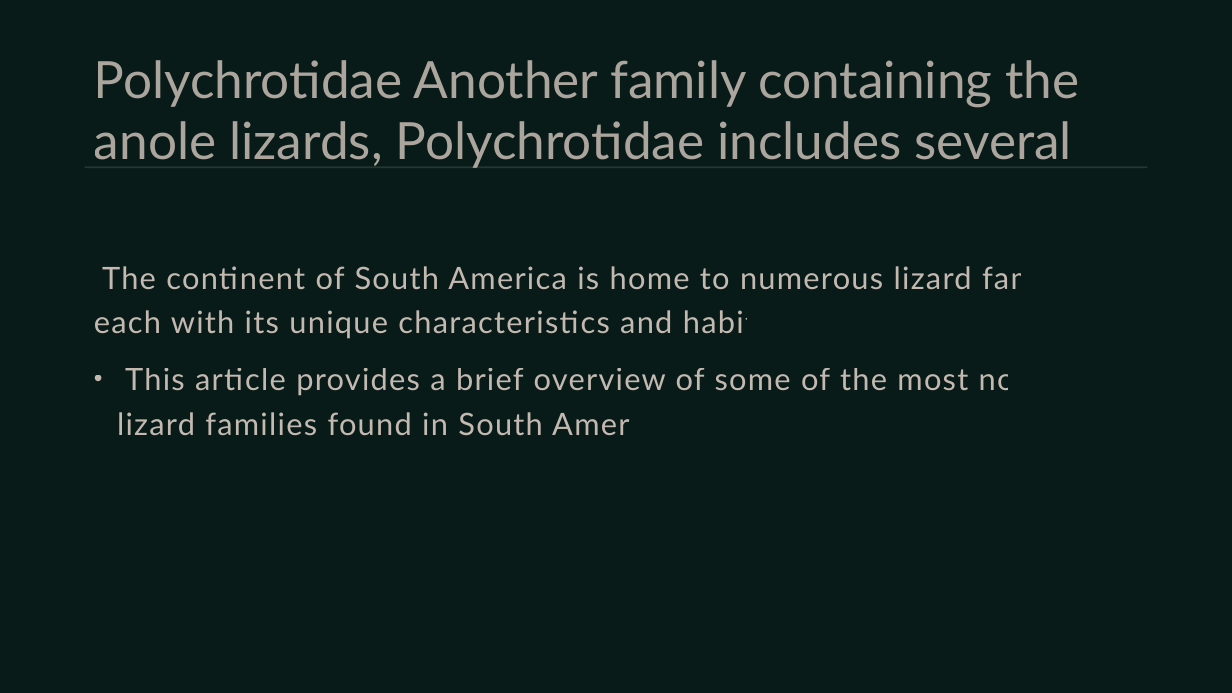
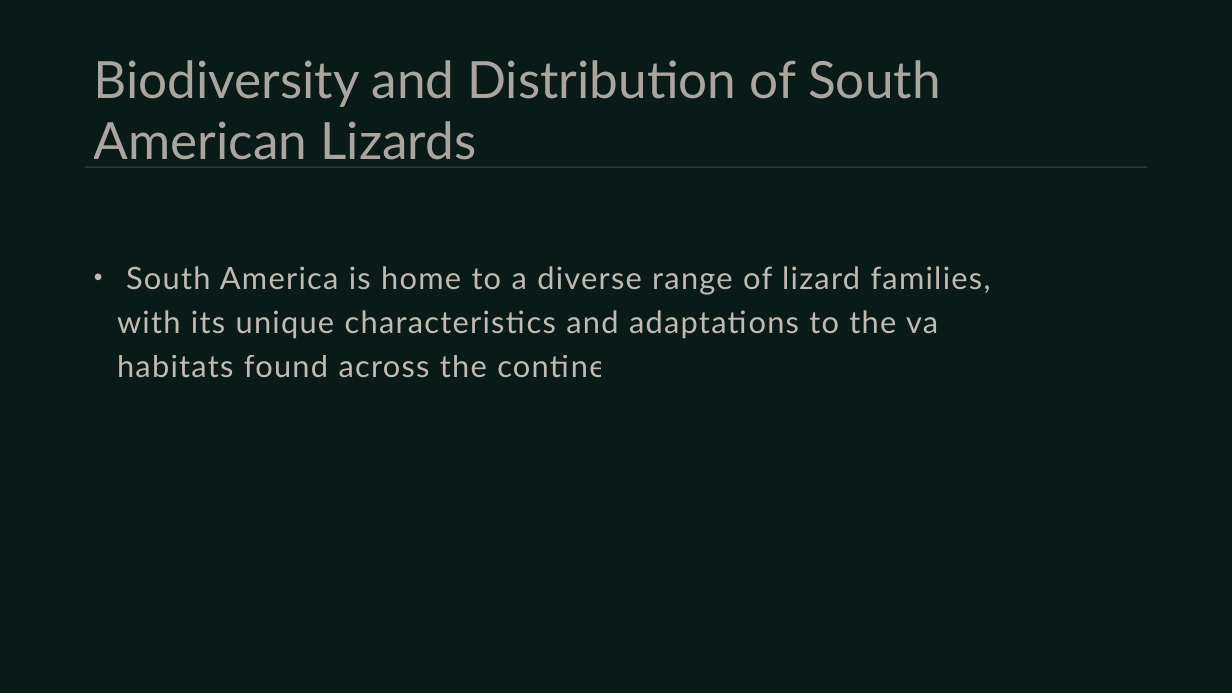
Before and after one commit to umarrasool15/Research2SlidesWebApp, a slide deck: slide 3 of pdfextraction/content/output/A Survey of South American Lizards Biodiversity and Ecological.pptx (slide 9 before the commit). Drawn at 1232x693 pixels with LibreOffice and Linux fonts; fonts in the diff are those of the drawing. Boxes give left, top, right and bottom in pixels: in the first picture for what was removed or moved away, otherwise in the second. Text is boxed around its words. In the diff, an @@ line names an element or a change of style, - is before the commit and + after.

```diff
--- a/pdfextraction/content/output/A Survey of South American Lizards Biodiversity and Ecological.pptx
+++ b/pdfextraction/content/output/A Survey of South American Lizards Biodiversity and Ecological.pptx
@@ title at box(94, 60, 940, 160): text changed @@
-Polychrotidae Another family containing the anole lizards, Polychrotidae includes several
+Biodiversity and Distribution of South American Lizards
@@ text at box(117, 266, 1011, 378): text changed @@
-• The continent of South America is home to numerous lizard families, each with its unique characteristics and habitats.
-  This article provides a brief overview of some of the most notable lizard families found in South America.
+• South America is home to a diverse range of lizard families, each with its unique characteristics and adaptations to the various habitats found across the continent.
```
Also in this commit, not shown: 10 other slides changed, 8 slides added, 2 slides removed, 48 other files.
